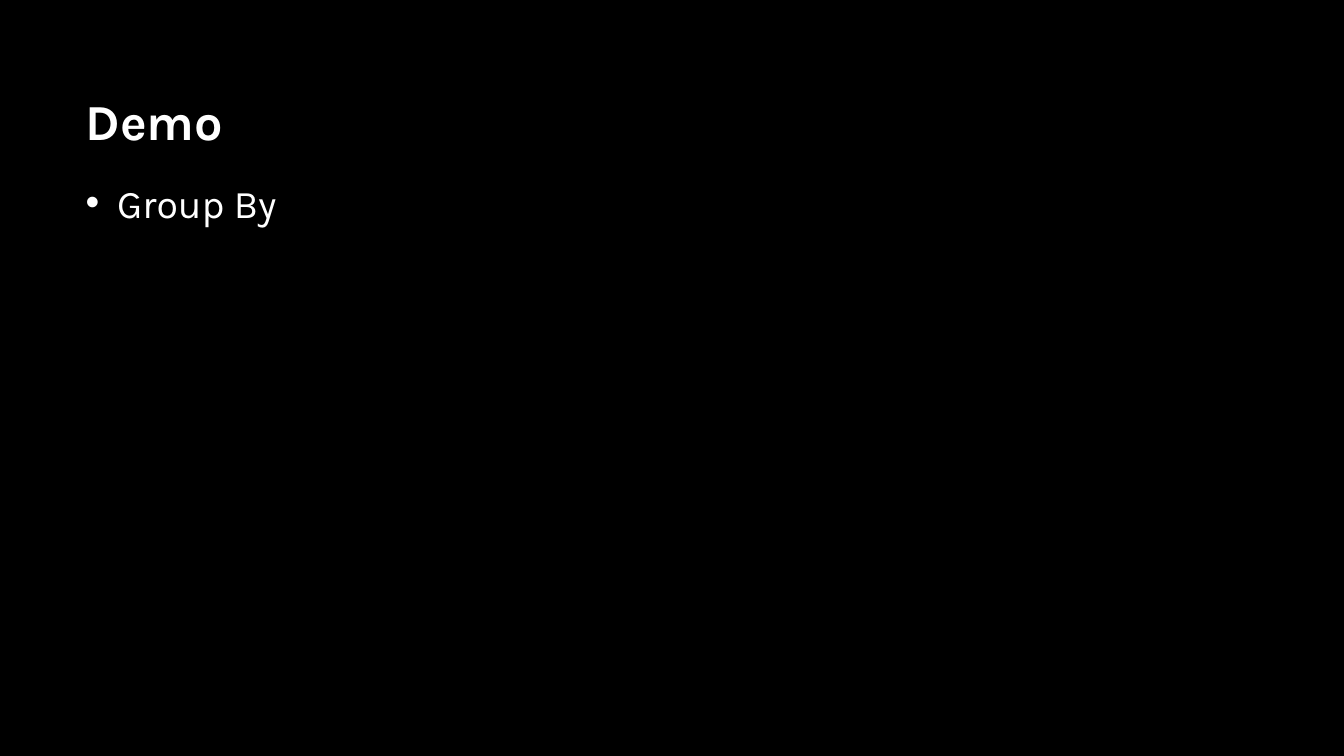
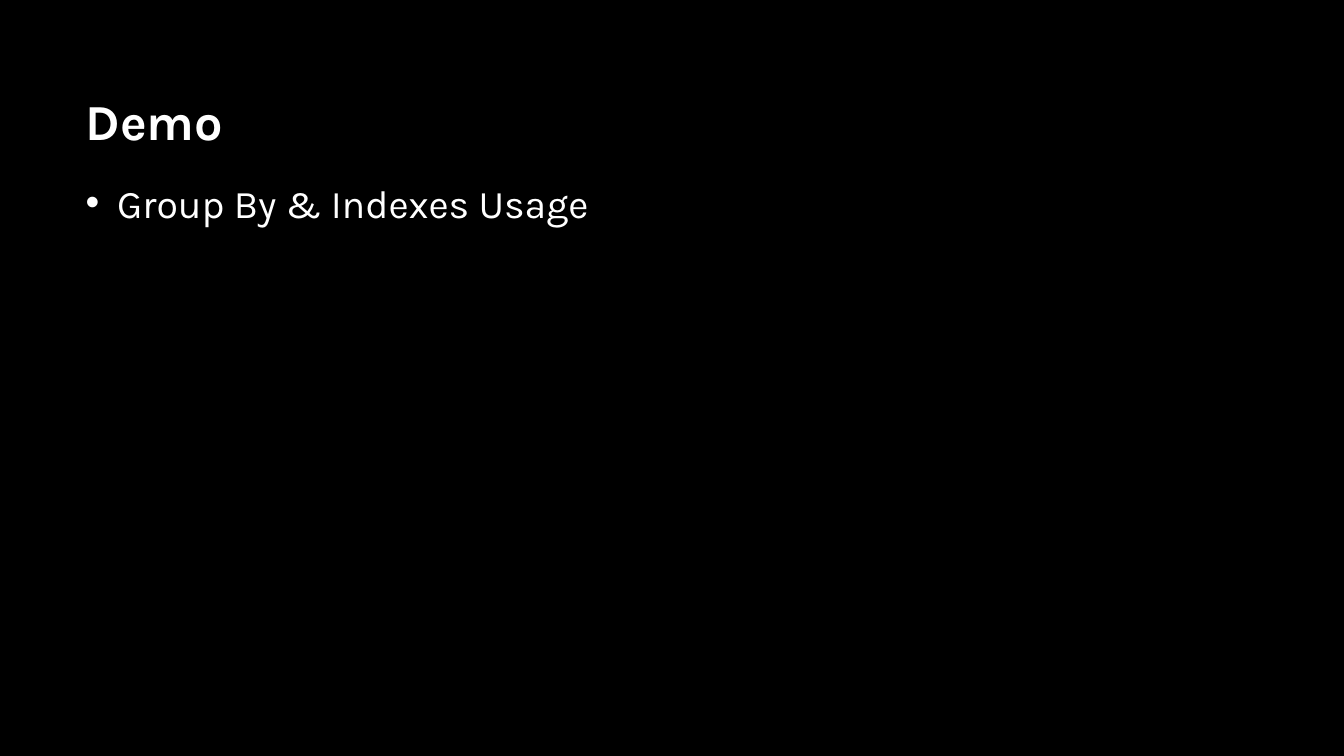
Before and after one commit to sabinio/SQLTraining, a slide deck: slide 15 of Slides/4. Performance.pptx (slide 14 before the commit). Drawn at 1344x756 pixels with LibreOffice and Linux fonts; fonts in the diff are those of the drawing; background and template pictures are left out. Boxes give left, top, right and bottom in pixels: in the first picture for what was removed or moved away, otherwise in the second. Text is boxed around its words. In the diff, an @@ line names an element or a change of style, - is before the commit and + after.

```diff
--- a/Slides/4. Performance.pptx
+++ b/Slides/4. Performance.pptx
@@ text at [117,191,589,228]: text changed @@
-• Group By
+• Group By & Indexes Usage
```
Also in this commit, not shown: 2 other slides changed, 4 slides added, 1 other file.
